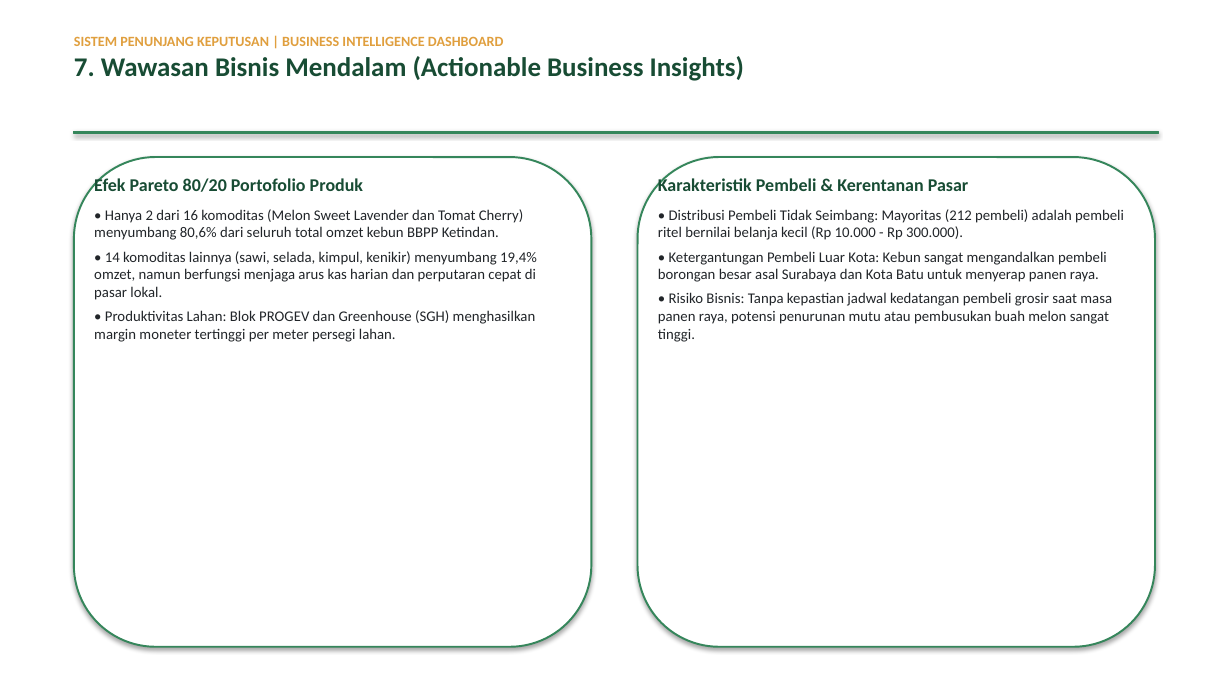
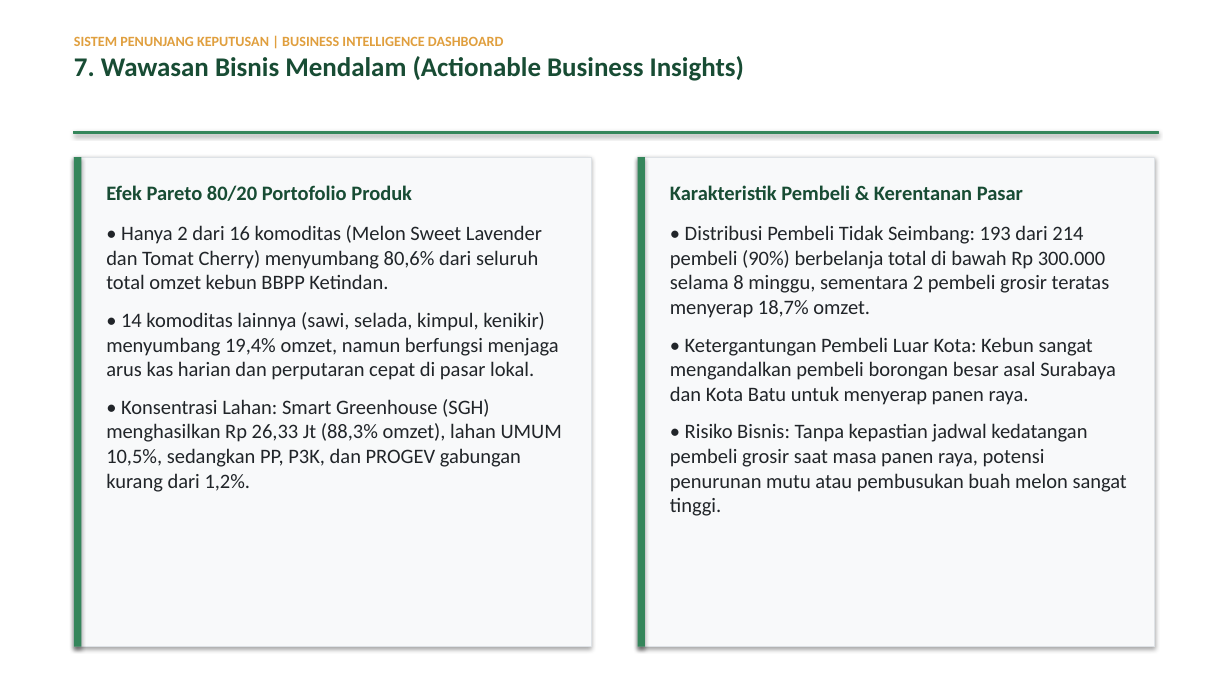
Before and after one commit to adsurkasur/tugas-spk, a slide deck: slide 8 of Presentasi_DSS_BBPP_Ketindan.pptx. Drawn at 1232x693 pixels with LibreOffice and Linux fonts; fonts in the diff are those of the drawing. Boxes give left, top, right and bottom in pixels: in the first picture for what was removed or moved away, otherwise in the second. Text is boxed around its words. In the diff, an @@ line names an element or a change of style, - is before the commit and + after.

```diff
--- a/Presentasi_DSS_BBPP_Ketindan.pptx
+++ b/Presentasi_DSS_BBPP_Ketindan.pptx
@@ rectangle at [74, 157, 592, 647]: rounded rectangle to rectangle; fill #FFFFFF to #F8F9FA; outline #35865B 1.5 pt to #DEE2E6 0.75 pt @@
@@ rectangle added at [74, 157, 81, 647], fill #35865B @@
@@ rounded rectangle removed at [638, 157, 1155, 647] @@
@@ rectangle added at [638, 157, 1155, 647], fill #F8F9FA, outline #DEE2E6 0.75 pt @@
@@ rectangle added at [638, 157, 645, 647], fill #35865B @@
@@ text at [106, 185, 559, 380]: size 14 to 16 pt in "Efek Pareto 80/20 Portofolio Produk"; size 11.5 to 16 pt in "• Hanya 2 dari 16 komoditas (Melon ...", "• 14 komoditas lainnya (sawi, selada, kimpul, ..."; more space between paragraphs @@
@@ text "Efek Pareto 80/20 Portofolio Produk": place and size @@
-text "Efek Pareto 80/20 Portofolio Produk" at [94, 177, 537, 342]
+text "Efek Pareto 80/20 Portofolio Produk" at [106, 185, 562, 492]
@@ text at [670, 185, 1127, 516]: size 14 to 16 pt in "Karakteristik Pembeli & Kerentanan Pasar"; size 11.5 to 16 pt in "• Ketergantungan Pembeli Luar Kota: Kebun sangat ...", "• Risiko Bisnis: Tanpa kepastian jadwal kedatangan ..."; more space between paragraphs @@
@@ text "Karakteristik Pembeli & Kerentanan Pasar": place and size @@
-text "Karakteristik Pembeli & Kerentanan Pasar" at [658, 177, 1124, 342]
+text "Karakteristik Pembeli & Kerentanan Pasar" at [670, 185, 1127, 516]
@@ text at [670, 225, 1110, 318]: text changed; size 11.5 to 16 pt @@
-• Distribusi Pembeli Tidak Seimbang: Mayoritas (212 pembeli) adalah pembeli ritel bernilai belanja kecil (Rp 10.000 - Rp 300.000).
+• Distribusi Pembeli Tidak Seimbang: 193 dari 214 pembeli (90%) berbelanja total di bawah Rp 300.000 selama 8 minggu, sementara 2 pembeli grosir teratas menyerap 18,7% omzet.
@@ text at [106, 399, 562, 492]: text changed; size 11.5 to 16 pt @@
-• Produktivitas Lahan: Blok PROGEV dan Greenhouse (SGH) menghasilkan margin moneter tertinggi per meter persegi lahan.
+• Konsentrasi Lahan: Smart Greenhouse (SGH) menghasilkan Rp 26,33 Jt (88,3% omzet), lahan UMUM 10,5%, sedangkan PP, P3K, dan PROGEV gabungan kurang dari 1,2%.
```
Also in this commit, not shown: 8 other slides changed, 13 other files.
